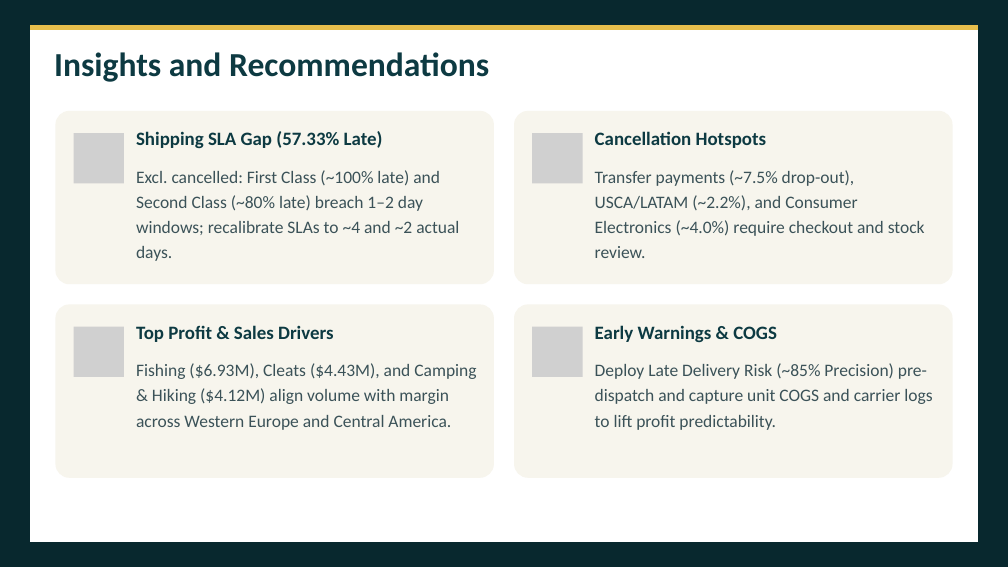
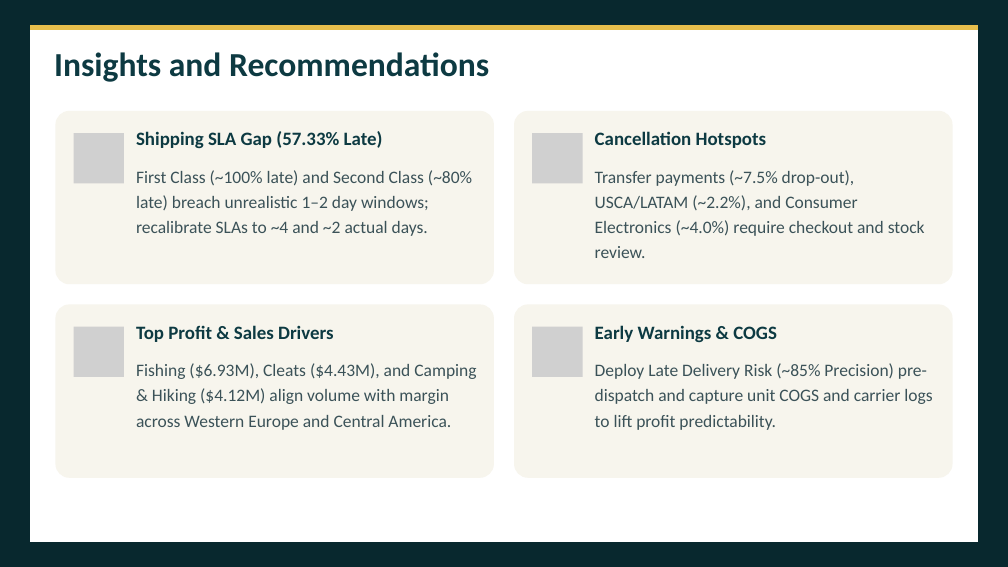
Before and after one commit to Team5-Depi/Supply-Chain-Dataset-Analysis-Final_Project, a slide deck: slide 13 of Presentation/Supply_Chain_Dataset_Analysis_Presentation.pptx. Drawn at 1008x567 pixels with LibreOffice and Linux fonts; fonts in the diff are those of the drawing; grey boxes stand for pictures. Boxes give left, top, right and bottom in pixels: in the first picture for what was removed or moved away, otherwise in the second. Text is boxed around its words. In the diff, an @@ line names an element or a change of style, - is before the commit and + after.

```diff
--- a/Presentation/Supply_Chain_Dataset_Analysis_Presentation.pptx
+++ b/Presentation/Supply_Chain_Dataset_Analysis_Presentation.pptx
@@ text at (x1=136, y1=170, x2=472, y2=236): text changed @@
-Excl. cancelled: First Class (~100% late) and Second Class (~80% late) breach 1–2 day windows; recalibrate SLAs to ~4 and ~2 actual days.
+First Class (~100% late) and Second Class (~80% late) breach unrealistic 1–2 day windows; recalibrate SLAs to ~4 and ~2 actual days.
```
Also in this commit, not shown: 5 other slides changed.
